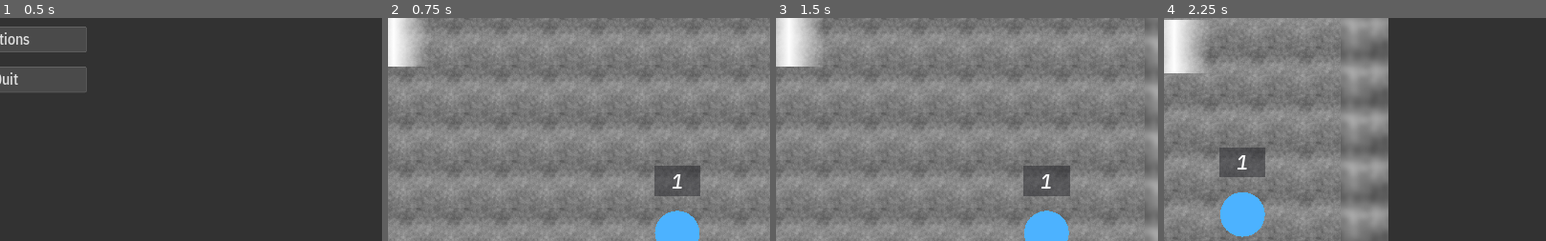
Above: before the commit, frames 1-4 (left to right).
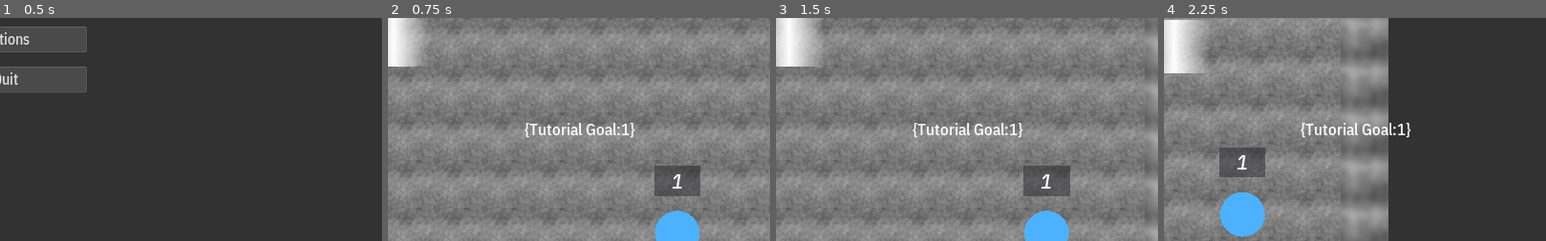
Above: after the commit, the same moments.

Repository: Calinou/escape-space
Game: Godot game, scene res://menu/menu.tscn
Same seed, same stepped clock (60 frames per second), same inputs: the game is played once before the commit and once after it. Sound files missing from this copy of the repository are replaced by a short silence.
Inputs (mouse positions are % of the whole screen's width and height, from its top left):
- Up to frame 1 (0.5 s): no input
- Up to frame 2 (0.75 s): click "Play" at 0.5 s
- Up to frame 3 (1.5 s): tap Enter at 1.25 s; move the mouse to (72, 45) at 1.27 s; hold Right (move_right) from 1.28 s (still down)
- Up to frame 4 (2.25 s): move the mouse to (30, 55) at 2.02 s; release Right (move_right) at 2.03 s; hold Down (move_down) from 2.03 s (still down)
The pictures show only the part of the screen within x 49-99%, y 45-95%; the shares and areas given below are measured in that part.

Frame 1 is identical in both runs. In frame 2, 0.6% of the frame differs, in the area x 35-65%, y 47-54%; in frame 3, 0.6%; in frame 4, 0.7%.

Commit message:
Display goals with a description on HUD, use `setget` when relevant

Diff:
--- a/game/game.gd
+++ b/game/game.gd
@@ -4,17 +4,23 @@
 extends Node
 
 signal bricks_changed
+signal goals_changed
 
 # Level holder
 var level: Node
 
 # The number of destroyable bricks left (used to check if the "bricks" goal was completed)
-var bricks_left := 0
+var bricks_left := 0 setget set_bricks_left
+
+# Goal information
+# Key is the description, value is the number of balls left
+var goals := {} setget set_goals
 
 func _ready() -> void:
 	randomize()
 	change_level("1")
 
+# Changes to a new level and initializes data displayed by the HUD.
 func change_level(level_name: String) -> void:
 	if level:
 		level.queue_free()
@@ -22,9 +28,22 @@
 	level = load("res://levels/" + level_name + ".tscn").instance()
 	add_child(level)
 
-	bricks_left = level.get_tree().get_nodes_in_group("brick").size()
-	emit_signal("bricks_changed", bricks_left)
+	self.bricks_left = level.get_tree().get_nodes_in_group("brick").size()
+	self.goals = {}
+
+	for goal in level.get_tree().get_nodes_in_group("goal"):
+		self.goals[goal.description] = goal.balls_required
 
 func _on_brick_destroyed() -> void:
-	bricks_left -= 1
-	emit_signal("bricks_changed", bricks_left)
+	self.bricks_left -= 1
+
+func _on_goal_ball_received(goal: Goal) -> void:
+	self.goals[goal.description] = goal.balls_required
+
+func set_bricks_left(bricks: int):
+	bricks_left = bricks
+	emit_signal("bricks_changed", bricks)
+
+func set_goals(goals_: Dictionary):
+	goals = goals_
+	emit_signal("goals_changed", goals)
--- a/game/game.tscn
+++ b/game/game.tscn
@@ -11,3 +11,4 @@
 [node name="HUD" parent="CanvasLayer" instance=ExtResource( 2 )]
 
 [connection signal="bricks_changed" from="." to="CanvasLayer/HUD" method="_on_bricks_changed"]
+[connection signal="goals_changed" from="." to="CanvasLayer/HUD" method="_on_goals_changed"]
--- a/game/goal/goal.gd
+++ b/game/goal/goal.gd
@@ -4,12 +4,16 @@
 extends StaticBody2D
 class_name Goal
 
+signal ball_received
+
+export var description = ""
 export(int, 1, 100) var balls_required := 10
 
 onready var animation_player := $AnimationPlayer as AnimationPlayer
 onready var ball_counter := $Panel/BallCounter as Label
 
 func _ready() -> void:
+	connect("ball_received", $"/root/Game", "_on_goal_ball_received")
 	update_ball_counter(balls_required)
 
 func update_ball_counter(balls: int) -> void:
@@ -28,3 +32,4 @@
 
 		if balls_required == 0:
 			animation_player.play("close")
+			emit_signal("ball_received", self)
--- a/game/goal/goal.tscn
+++ b/game/goal/goal.tscn
@@ -44,7 +44,9 @@
 "values": [ Color( 1, 1, 1, 1 ), Color( 0.376471, 1, 0.313726, 1 ) ]
 }
 
-[node name="Goal" type="StaticBody2D"]
+[node name="Goal" type="StaticBody2D" groups=[
+"goal",
+]]
 collision_layer = 16
 collision_mask = 12
 script = ExtResource( 1 )
--- a/game/hud/hud.gd
+++ b/game/hud/hud.gd
@@ -4,9 +4,13 @@
 extends Control
 
 onready var bricks_counter := $Vitals/Bricks/Counter as Label
+onready var goals := $Goals as Label
 
 func _on_bricks_changed(value: int) -> void:
 	update_bricks(value)
 
 func update_bricks(value: int) -> void:
 	bricks_counter.text = str(value)
+
+func _on_goals_changed(goals_data: Dictionary):
+	goals.text = str(goals_data)
--- a/game/hud/hud.tscn
+++ b/game/hud/hud.tscn
@@ -3,7 +3,7 @@
 [ext_resource path="res://game/hud/theme.tres" type="Theme" id=1]
 [ext_resource path="res://game/hud/hud.gd" type="Script" id=2]
 
-[node name="HUD" type="MarginContainer"]
+[node name="HUD" type="Control"]
 anchor_right = 1.0
 anchor_bottom = 1.0
 margin_left = 32.0
@@ -12,6 +12,14 @@
 margin_bottom = -32.0
 theme = ExtResource( 1 )
 script = ExtResource( 2 )
+
+[node name="Goals" type="Label" parent="."]
+anchor_left = 1.0
+anchor_top = 1.0
+anchor_right = 1.0
+anchor_bottom = 1.0
+margin_left = -305.0
+margin_top = -163.0
 
 [node name="Vitals" type="VBoxContainer" parent="."]
 margin_right = 960.0
--- a/levels/1.tscn
+++ b/levels/1.tscn
@@ -24,6 +24,7 @@
 
 [node name="Goal" parent="." instance=ExtResource( 4 )]
 position = Vector2( 380, 260 )
+description = "Tutorial Goal"
 balls_required = 1
 
 [node name="ForceField" parent="." instance=ExtResource( 5 )]
